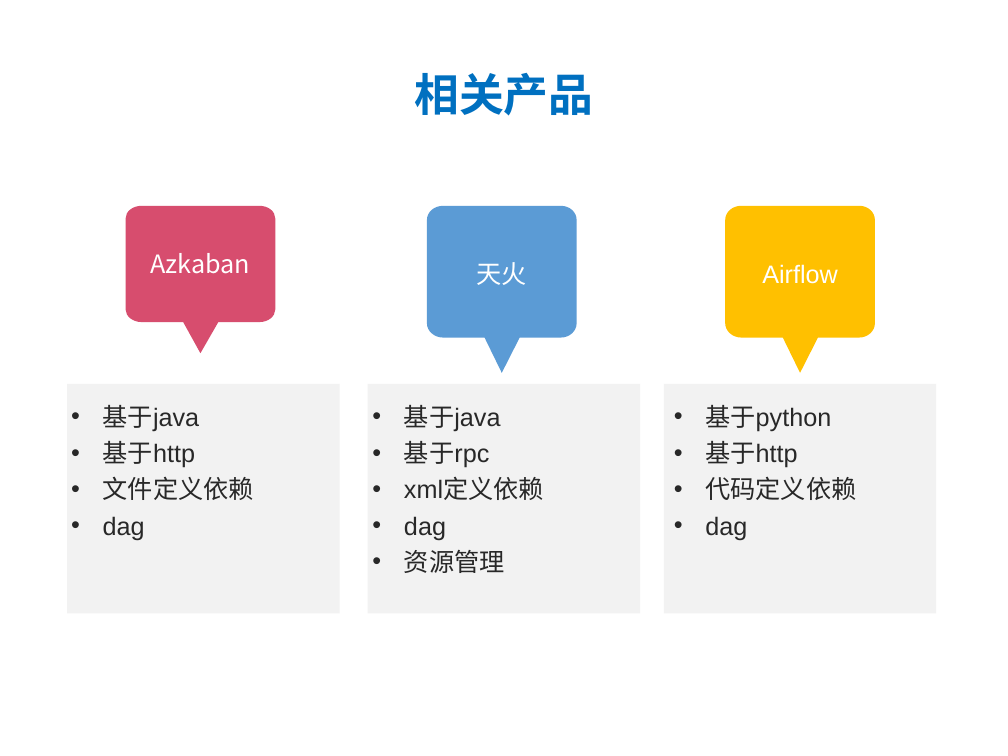
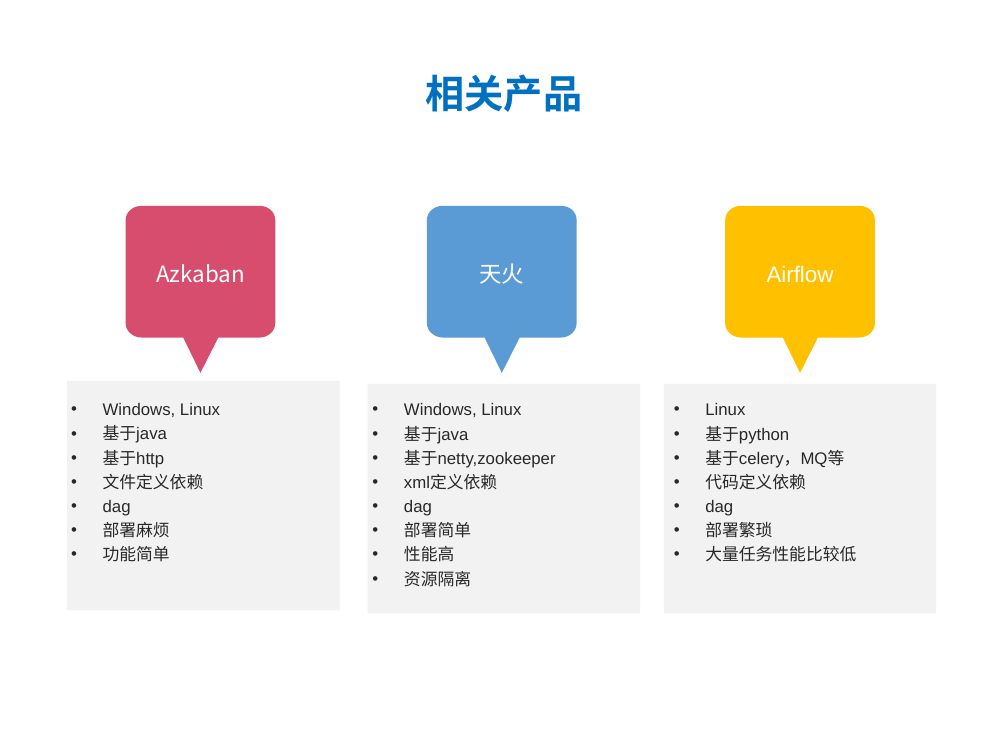
Before and after one commit to ylpu/distribute-scheduler, a slide deck: slide 4 of files/dis-scheduler.ppt. Drawn at 1008x756 pixels with LibreOffice and Linux fonts; fonts in the diff are those of the drawing. Boxes give left, top, right and bottom in pixels: in the first picture for what was removed or moved away, otherwise in the second. Text is boxed around its words. In the diff, an @@ line names an element or a change of style, - is before the commit and + after.

```diff
--- a/files/dis-scheduler.ppt
+++ b/files/dis-scheduler.ppt
@@ title "相关产品" at (x1=426, y1=74, x2=583, y2=112): size 32 to 28 pt @@
@@ size 18 to 16 pt in 3 elements at (x1=427, y1=206, x2=578, y2=373), (x1=725, y1=206, x2=875, y2=373), (x1=126, y1=206, x2=275, y2=373) @@
@@ freeform shape "Azkaban" resized from (x1=126, y1=206, x2=275, y2=353) to (x1=126, y1=206, x2=275, y2=373) @@
@@ text at (x1=103, y1=403, x2=220, y2=417): paragraph added @@
+• Windows, Linux
@@ text at (x1=404, y1=403, x2=521, y2=417): paragraph added @@
+• Windows, Linux
@@ text at (x1=705, y1=403, x2=745, y2=415): paragraph added @@
+• Linux
@@ text at (x1=103, y1=425, x2=204, y2=516): size 18 to 12 pt in "基于java", "基于http", "文件定义依赖", "dag" @@
@@ text at (x1=404, y1=426, x2=497, y2=516): size 18 to 12 pt in "基于java", "xml定义依赖", "dag" @@
@@ text at (x1=705, y1=426, x2=806, y2=516): size 18 to 12 pt in "基于python", "代码定义依赖", "dag" @@
@@ text at (x1=404, y1=450, x2=556, y2=468): text changed; size 18 to 12 pt @@
-• 基于rpc
+• 基于netty,zookeeper
@@ text at (x1=705, y1=450, x2=844, y2=468): text changed; size 18 to 12 pt @@
-• 基于http
+• 基于celery，MQ等
@@ text at (x1=103, y1=522, x2=170, y2=562): paragraphs added @@
+• 部署麻烦
+• 功能简单
@@ text at (x1=404, y1=522, x2=471, y2=587): text changed; size 18 to 12 pt @@
-• 资源管理
+• 部署简单
+• 性能高
+• 资源隔离
@@ text at (x1=705, y1=521, x2=856, y2=562): paragraphs added @@
+• 部署繁琐
+• 大量任务性能比较低
```
Also in this commit, not shown: 7 other slides changed, 3 slides added, 7 other files.
